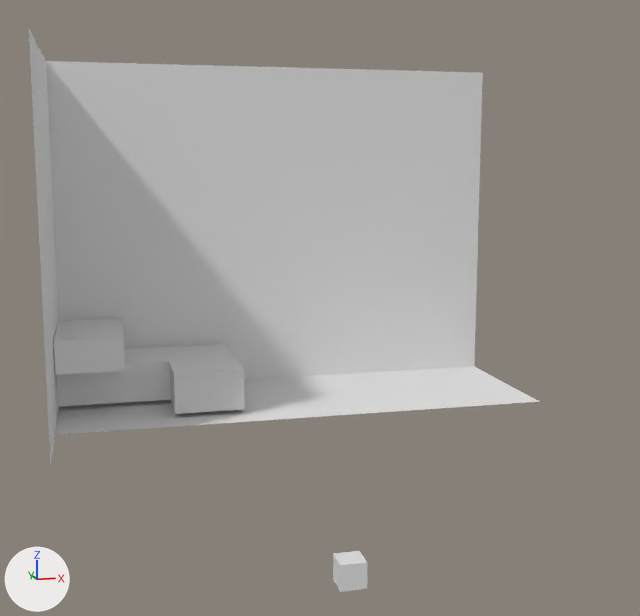
A saved change to the Blender file cw1/blender/project.blend.
One viewpoint serves both versions: a 50 mm lens placed at (-0.5, -6.78, 1.78), pointed at (0.8, -1.5, 0.9). Every picture has the same lights, and +X, +Y and +Z are marked at lower left.

Before the edit, the objects in view are built like this:
```python
me_cube_005 = bpy.data.meshes.new('Cube.005')
me_cube_005.from_pydata(...)  # a box spanning x -1.0..1.0, y -1.0..1.0, z -1.0..1.0
me_plane = bpy.data.meshes.new('Plane')
me_plane.from_pydata([(-0.13, -0.48, 0.0), (3.41, -0.48, 0.0), (-0.13, 0.76, 0.0), (3.41, 0.76, 0.0)], [], [(0, 1, 3, 2)])
me_plane.materials.append(mat_grey)  # white #e7e7e7
me_plane_002 = bpy.data.meshes.new('Plane.002')
me_plane_002.from_pydata([(-0.13, 0.28, 0.0), (2.46, 0.28, 0.0), (-0.13, 2.01, 0.0), (2.46, 2.01, 0.0)], [], [(0, 1, 3, 2)])
me_plane_002.materials.append(mat_grey_001)  # white #e7e7e7
ob_dummy_spotlight = bpy.data.objects.new('dummy_spotlight', me_cube_005)
ob_dummy_spotlight.location = (0.491, -3.291, 0.041)
ob_dummy_spotlight.scale = (0.06, 0.06, 0.06)
ob_floor = bpy.data.objects.new('floor', me_plane)
ob_floor.location = (-0.732, -0.344, 0.008)
ob_leftside = bpy.data.objects.new('leftside', me_plane_002)
ob_leftside.location = (-0.858, -1.593, 0.08)
ob_leftside.rotation_euler = (0.0, -1.571, 0.0)  # degrees (0, -90, 0)
# also in view: 'greenbox' at (-0.61, -0.07, 0.46); 'micbox' at (0.2, -0.14, 0.18); '23box' at (-0.44, 0.06, 0.18); 'backg' at (0.91, 0.4, 1.27)
```
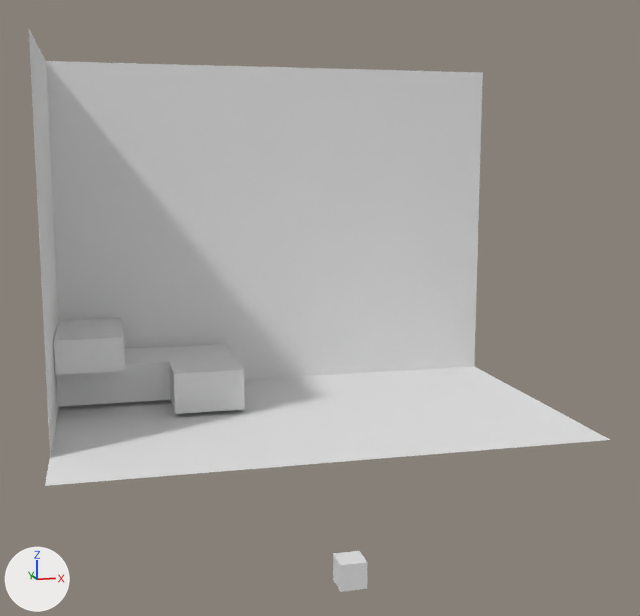
Scene script edits in JSON lines:
```json
{"block": "me_plane", "where": "me_plane.from_pydata(...)  # 4 vertices, 1 face; spans x -0.13..3.41, y -0.48..0.76, z 0.0"}
{"block": "me_plane", "where": "# used by ob_floor; location = (-0.732, -0.344, 0.008)"}
{"block": "me_plane", "change": "me_plane part 1"}
{"op": "set", "path": "me_plane.vertices[0].co", "old": "(-0.13, -0.48, 0.0)", "new": "(-0.13, -1.46, 0.0)", "note": "pixel (53, 434) -> pixel (44, 485)"}
{"op": "set", "path": "me_plane.vertices[1].co", "old": "(3.41, -0.48, 0.0)", "new": "(3.41, -1.46, 0.0)", "note": "pixel (539, 401) -> pixel (610, 439)"}
```

Changed parts and their boxes (x1, y1, x2, y2) in the pictures (640 x 616 px):
```json
{"object": "floor", "change": "reshaped", "before": [54, 366, 540, 435], "after": [45, 366, 610, 486], "on screen": "16% wider, 73% taller"}
```
